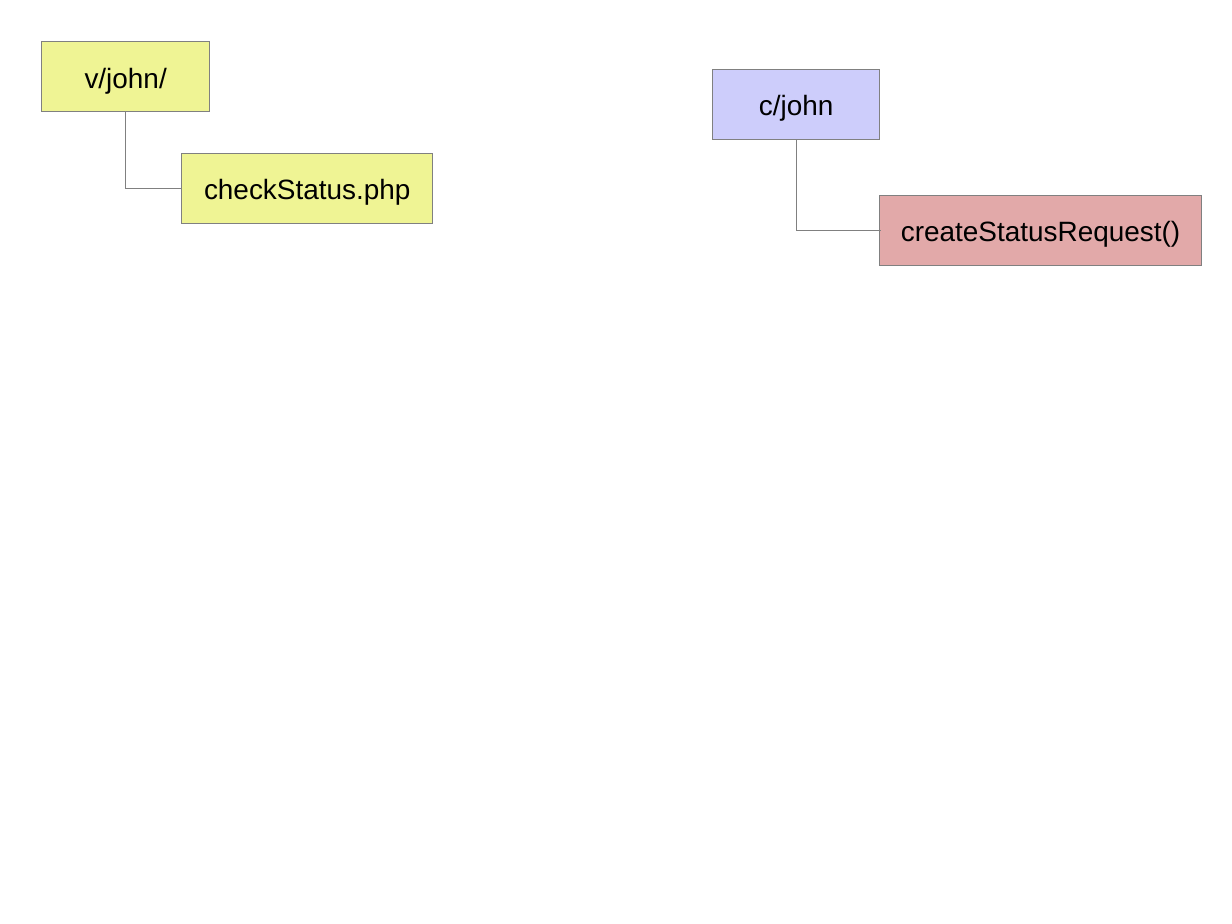
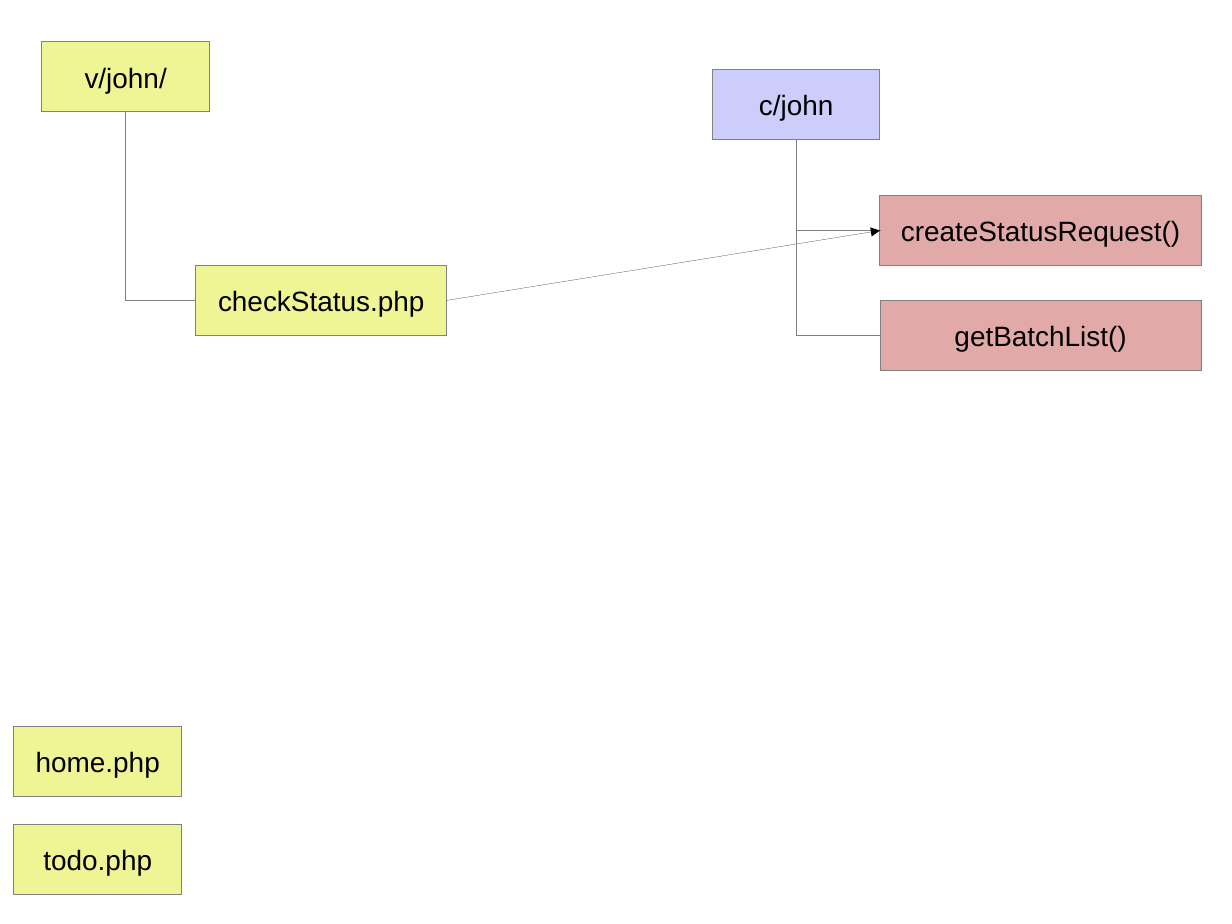
Before and after one commit to JamesLeB/Stout, a slide deck: slide 5 of Documents/BillingSystem.odp. Drawn at 1232x924 pixels with LibreOffice and Linux fonts; fonts in the diff are those of the drawing. Boxes give left, top, right and bottom in pixels: in the first picture for what was removed or moved away, otherwise in the second. Text is boxed around its words. In the diff, an @@ line names an element or a change of style, - is before the commit and + after.

Commit message:
update doc

```diff
--- a/Documents/BillingSystem.odp
+++ b/Documents/BillingSystem.odp
@@ elbow line moved from (125, 112) - (182, 189) to (125, 112) - (196, 301) @@
@@ elbow line added from (796, 140) to (881, 335), #808080 0 pt @@
@@ arrow added from (447, 301) to (881, 230), #000000 0 pt @@
@@ rectangle "checkStatus.php" moved from (x1=181, y1=154, x2=433, y2=224) to (x1=196, y1=265, x2=447, y2=334) @@
@@ rectangle added at (x1=881, y1=301, x2=1202, y2=370), fill #E2A9A9, outline #808080 0 pt, 18 pt, text #000000 @@
+getBatchList()
@@ rectangle added at (x1=13, y1=727, x2=181, y2=796), fill #EFF494, outline #808080 0 pt, 18 pt, text #000000 @@
+home.php
@@ rectangle added at (x1=15, y1=825, x2=182, y2=894), fill #EFF494, outline #808080 0 pt, 18 pt, text #000000 @@
+todo.php
```
Also in this commit, not shown: 1 other slide changed.
